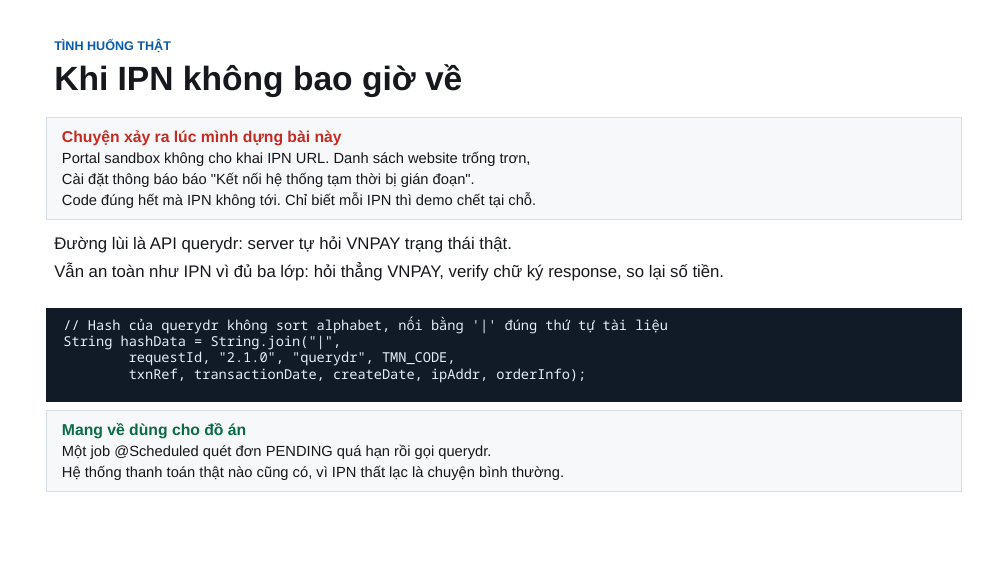
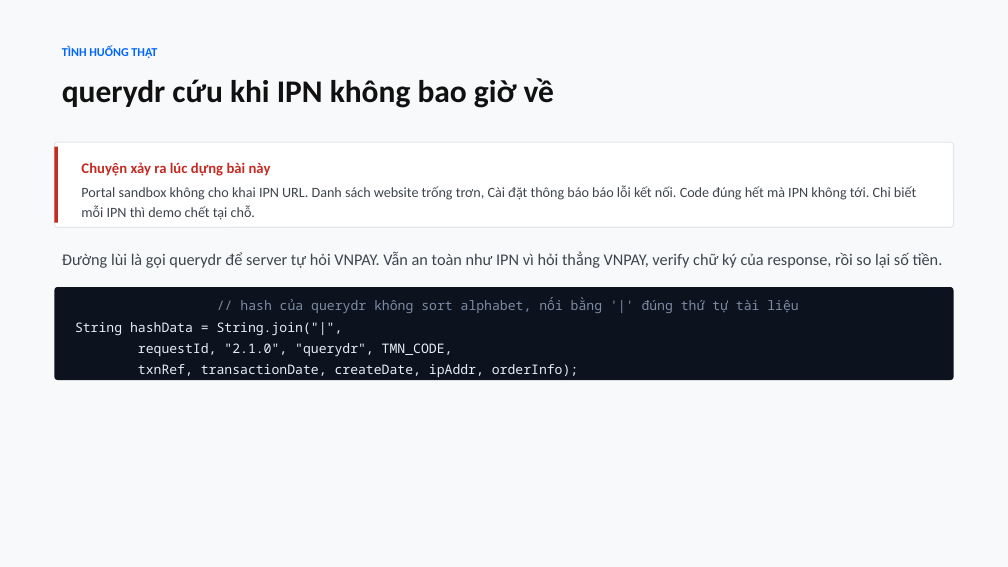
Before and after one commit to conchocon154/vnpay-seminar, a slide deck: slide 14 of VNPAY-seminar.pptx. Drawn at 1008x567 pixels with LibreOffice and Linux fonts; fonts in the diff are those of the drawing. Boxes give left, top, right and bottom in pixels: in the first picture for what was removed or moved away, otherwise in the second. Text is boxed around its words. In the diff, an @@ line names an element or a change of style, - is before the commit and + after.

```diff
--- a/VNPAY-seminar.pptx
+++ b/VNPAY-seminar.pptx
@@ background #FFFFFF to #F8F9FA @@
@@ text "TÌNH HUỐNG THẬT": place and size @@
-text "TÌNH HUỐNG THẬT" at bbox=[54, 40, 462, 97]
+text "TÌNH HUỐNG THẬT" at bbox=[62, 46, 554, 108]
@@ text at bbox=[62, 46, 157, 58]: size 12 to 11.5 pt, font Arial to Calibri, text colour #0A5BA8 to #0066FF in "TÌNH HUỐNG THẬT"; line spacing 1 to 1.18; more space between paragraphs @@
@@ text at bbox=[62, 78, 554, 108]: text changed; size 32 to 30 pt; font Arial to Calibri; text colour #16181D to #111111 @@
-Khi IPN không bao giờ về
+querydr cứu khi IPN không bao giờ về
@@ rounded rectangle added at bbox=[54, 142, 954, 228], fill #FFFFFF, outline #E3E6EA 1 pt @@
@@ rectangle added at bbox=[54, 147, 57, 223], fill #C42B22 @@
@@ text "Chuyện xảy ra lúc dựng ...": place and size @@
-text "Chuyện xảy ra lúc dựng ..." at bbox=[47, 118, 961, 219]
+text "Chuyện xảy ra lúc dựng ..." at bbox=[81, 162, 916, 220]
@@ text "Chuyện xảy ra lúc dựng ..." at bbox=[81, 162, 916, 220]: fill #F7F8FA to none; outline #D8DEE6 0.75 pt to none @@
@@ text at bbox=[81, 162, 916, 220]: text changed; size 14 to 13.5 pt; font Arial to Calibri; text colour #16181D to #3F454D @@
-Chuyện xảy ra lúc mình dựng bài này
-Portal sandbox không cho khai IPN URL. Danh sách website trống trơn,
-Cài đặt thông báo báo "Kết nối hệ thống tạm thời bị gián đoạn".
-Code đúng hết mà IPN không tới. Chỉ biết mỗi IPN thì demo chết tại chỗ.
+Chuyện xảy ra lúc dựng bài này
+Portal sandbox không cho khai IPN URL. Danh sách website trống trơn, Cài đặt thông báo báo lỗi kết nối. Code đúng hết mà IPN không tới. Chỉ biết mỗi IPN thì demo chết tại chỗ.
@@ text at bbox=[62, 252, 943, 268]: text changed; size 16 to 15.5 pt; font Arial to Calibri; text colour #16181D to #3F454D @@
-Đường lùi là API querydr: server tự hỏi VNPAY trạng thái thật.
-Vẫn an toàn như IPN vì đủ ba lớp: hỏi thẳng VNPAY, verify chữ ký response, so lại số tiền.
+Đường lùi là gọi querydr để server tự hỏi VNPAY. Vẫn an toàn như IPN vì hỏi thẳng VNPAY, verify chữ ký của response, rồi so lại số tiền.
@@ rounded rectangle "// hash của querydr không ...": place and size @@
-rounded rectangle "// hash của querydr không ..." at bbox=[47, 309, 961, 402]
+rounded rectangle "// hash của querydr không ..." at bbox=[54, 287, 954, 380]
@@ rounded rectangle "// hash của querydr không ..." at bbox=[54, 287, 954, 380]: vertical alignment top to middle; rectangle to rounded rectangle; fill #111A27 to #0C131E; outline #111A27 0.75 pt to none @@
@@ text in rounded rectangle at bbox=[240, 298, 798, 313]: text changed; size 13 to 12.5 pt; text colour #E4ECF5 to #7D8CA3 @@
-// Hash của querydr không sort alphabet, nối bằng '|' đúng thứ tự tài liệu
+// hash của querydr không sort alphabet, nối bằng '|' đúng thứ tự tài liệu
@@ text in rounded rectangle at bbox=[75, 322, 579, 377]: size 13 to 12.5 pt, text colour #E4ECF5 to #E6EDF7 in "String hashData = String.join("|",", "requestId, "2.1.0", "querydr", TMN_CODE,", "txnRef, transactionDate, createDate, ipAddr, orderInfo);"; line spacing 1 to 1.34 @@
@@ rectangle removed at bbox=[47, 411, 961, 492] @@
-Mang về dùng cho đồ án
-Một job @Scheduled quét đơn PENDING quá hạn rồi gọi querydr.
-Hệ thống thanh toán thật nào cũng có, vì IPN thất lạc là chuyện bình thường.
```
Also in this commit, not shown: 16 other slides changed, 2 slides added, 2 slides removed, 3 other files.
